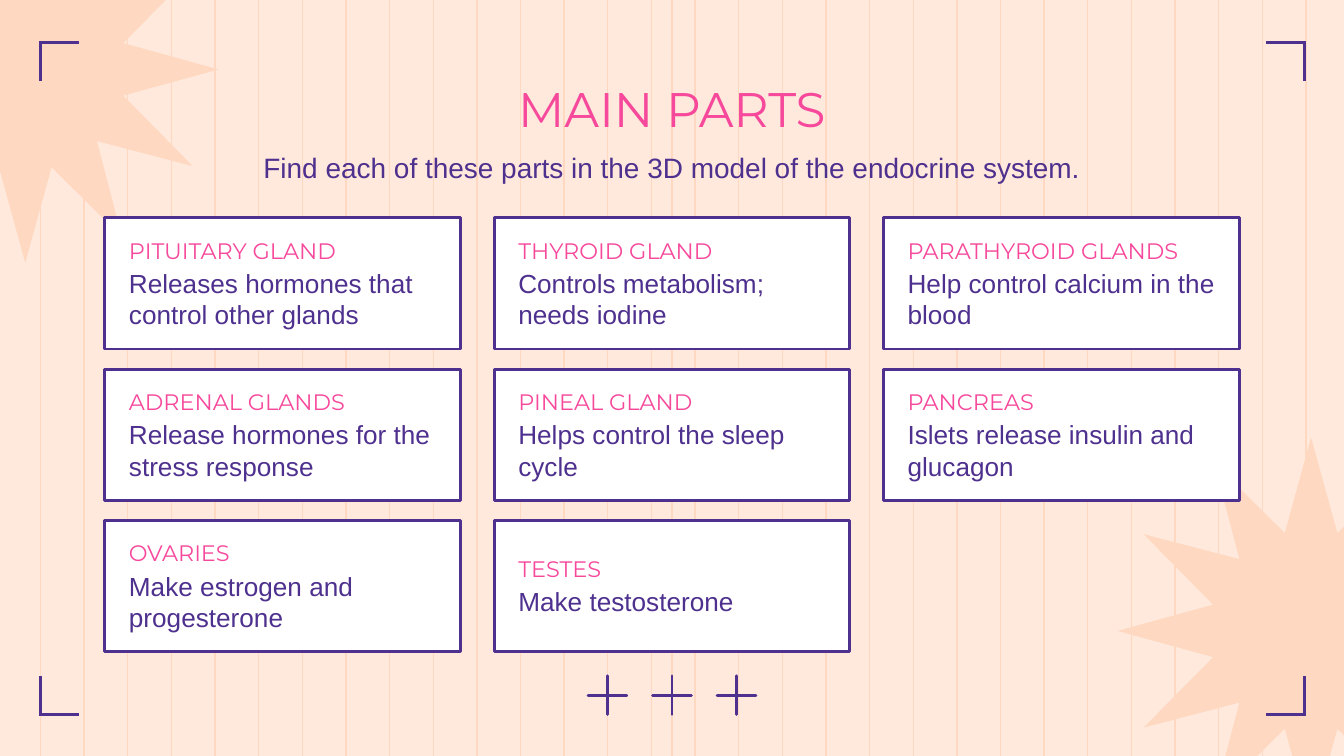
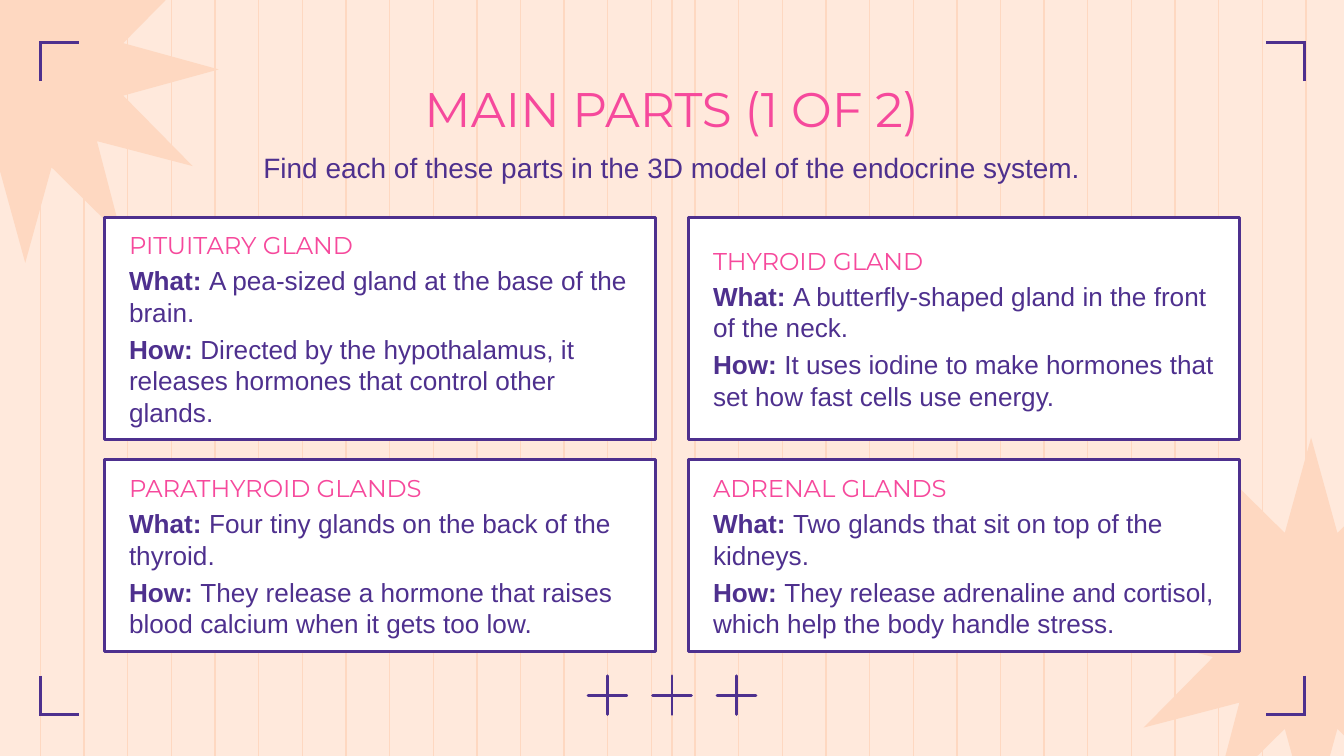
Before and after one commit to Ezkiel2004/Anthropotomy, a slide deck: slide 6 of docs/body-systems/endocrine-system.pptx. Drawn at 1344x756 pixels with LibreOffice and Linux fonts; fonts in the diff are those of the drawing. Boxes give left, top, right and bottom in pixels: in the first picture for what was removed or moved away, otherwise in the second. Text is boxed around its words. In the diff, an @@ line names an element or a change of style, - is before the commit and + after.

```diff
--- a/docs/body-systems/endocrine-system.pptx
+++ b/docs/body-systems/endocrine-system.pptx
@@ title at [424,91,919,137]: text changed @@
-MAIN PARTS
+MAIN PARTS (1 OF 2)
@@ rectangle: place and size @@
-rectangle at [105,218,461,349]
+rectangle at [105,218,655,439]
@@ text at [129,237,353,254]: size 12 to 13 pt in "PITUITARY GLAND"; more space between paragraphs @@
@@ rectangle: place and size @@
-rectangle at [495,218,851,349]
+rectangle at [688,218,1238,439]
@@ text "THYROID GLAND": place and size @@
-text "THYROID GLAND" at [518,243,764,325]
+text "THYROID GLAND" at [713,253,1214,412]
@@ text at [713,253,923,270]: size 12 to 13 pt in "THYROID GLAND"; more space between paragraphs @@
@@ text at [129,271,626,427]: text changed @@
-Releases hormones that control other glands
+What: A pea-sized gland at the base of the brain.
+How: Directed by the hypothalamus, it releases hormones that control other glands.
@@ text at [713,287,1214,412]: text changed @@
-Controls metabolism; needs iodine
+What: A butterfly-shaped gland in the front of the neck.
+How: It uses iodine to make hormones that set how fast cells use energy.
@@ rectangle removed at [495,370,851,501] @@
@@ rectangle removed at [883,370,1239,501] @@
@@ text removed at [518,394,785,482] @@
-PINEAL GLAND
-Helps control the sleep cycle
@@ text removed at [908,394,1194,482] @@
-PANCREAS
-Islets release insulin and glucagon
@@ rectangle: place and size @@
-rectangle at [883,218,1239,349]
+rectangle at [105,460,655,652]
@@ text "PARATHYROID GLANDS": place and size @@
-text "PARATHYROID GLANDS" at [908,243,1214,325]
+text "PARATHYROID GLANDS" at [129,480,612,639]
@@ rectangle: place and size @@
-rectangle at [105,370,461,501]
+rectangle at [688,460,1238,652]
@@ text "ADRENAL GLANDS": place and size @@
-text "ADRENAL GLANDS" at [129,394,430,482]
+text "ADRENAL GLANDS" at [713,480,1213,639]
@@ text at [129,480,422,497]: size 12 to 13 pt in "PARATHYROID GLANDS"; more space between paragraphs @@
@@ text at [713,480,947,497]: size 12 to 13 pt in "ADRENAL GLANDS"; more space between paragraphs @@
@@ rectangle removed at [105,520,461,652] @@
@@ text at [129,514,612,639]: text changed @@
-Help control calcium in the blood
+What: Four tiny glands on the back of the thyroid.
+How: They release a hormone that raises blood calcium when it gets too low.
@@ rectangle removed at [495,520,851,652] @@
@@ text at [713,514,1213,639]: text changed @@
-Release hormones for the stress response
+What: Two glands that sit on top of the kidneys.
+How: They release adrenaline and cortisol, which help the body handle stress.
@@ text removed at [129,545,353,633] @@
-OVARIES
-Make estrogen and progesterone
@@ text removed at [518,561,734,612] @@
-TESTES
-Make testosterone
```
Also in this commit, not shown: 2 other slides changed, 3 slides added, 2 slides removed, 9 other files.
